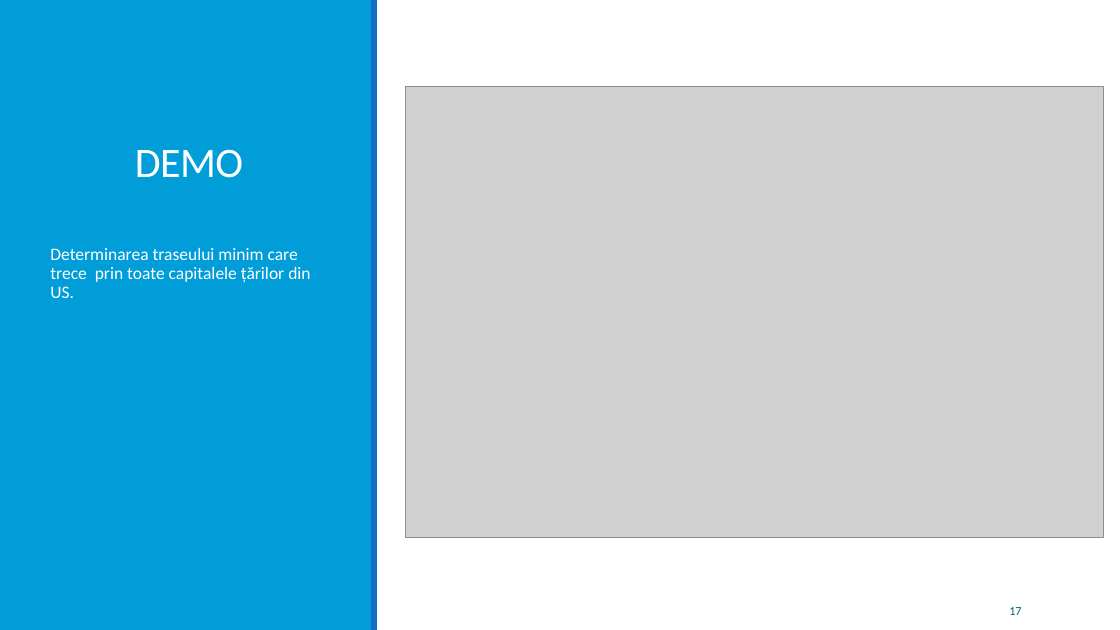
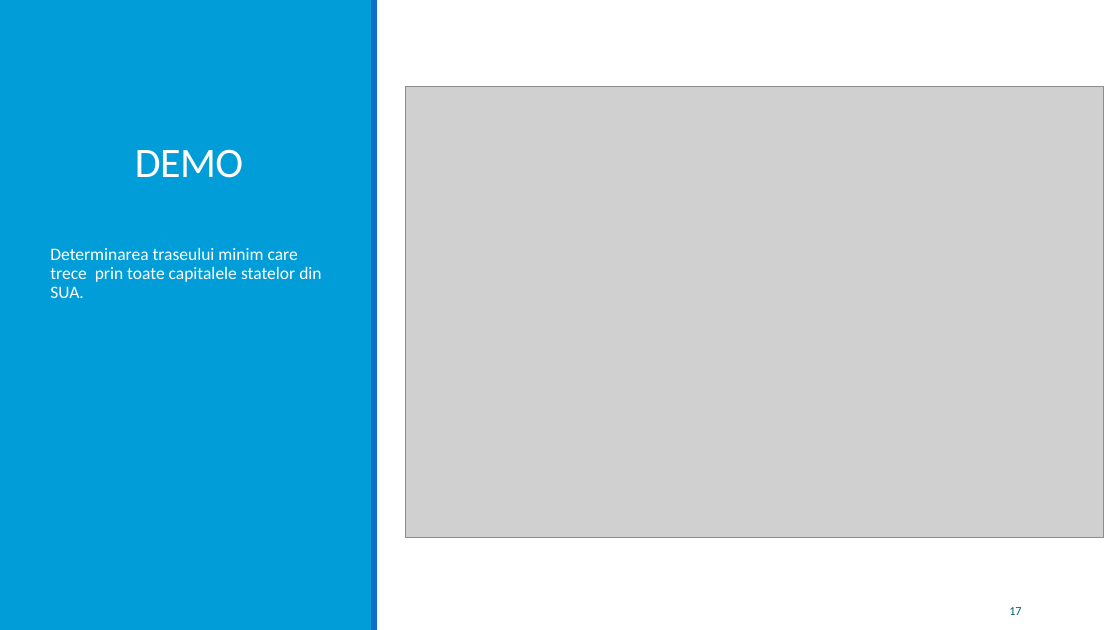
Before and after one commit to gnastaca/Licenta_2017, a slide deck: slide 17 of Licenta2017NastacaGheorghita/Prezentare.pptx. Drawn at 1120x630 pixels with LibreOffice and Linux fonts; fonts in the diff are those of the drawing; grey boxes stand for pictures. Boxes give left, top, right and bottom in pixels: in the first picture for what was removed or moved away, otherwise in the second. Text is boxed around its words. In the diff, an @@ line names an element or a change of style, - is before the commit and + after.

```diff
--- a/Licenta2017NastacaGheorghita/Prezentare.pptx
+++ b/Licenta2017NastacaGheorghita/Prezentare.pptx
@@ text at (x1=50, y1=248, x2=321, y2=298): text changed @@
-Determinarea traseului minim care trece prin toate capitalele țărilor din US.
+Determinarea traseului minim care trece prin toate capitalele statelor din SUA.
```
Also in this commit, not shown: 2 other slides changed, 3 other files.
